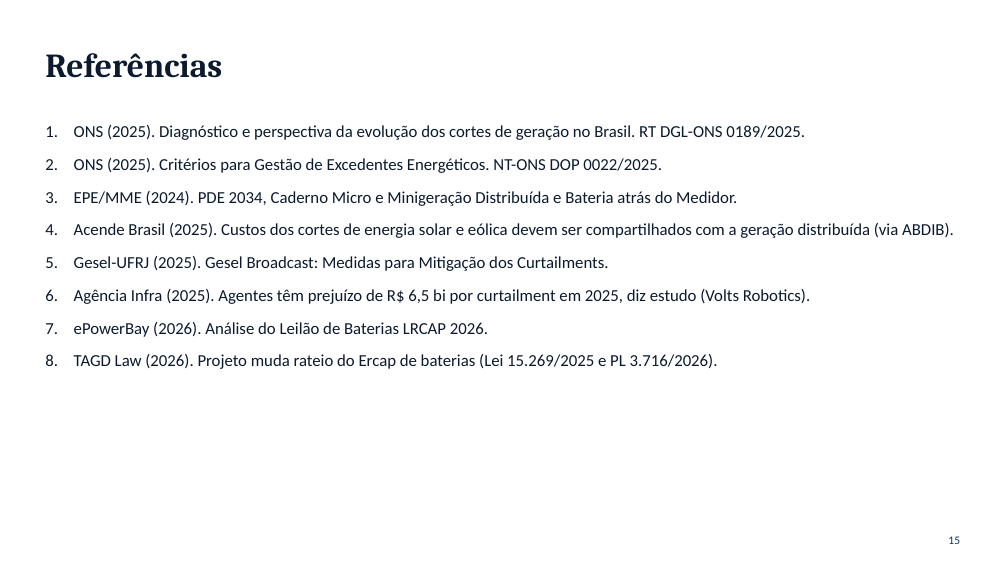
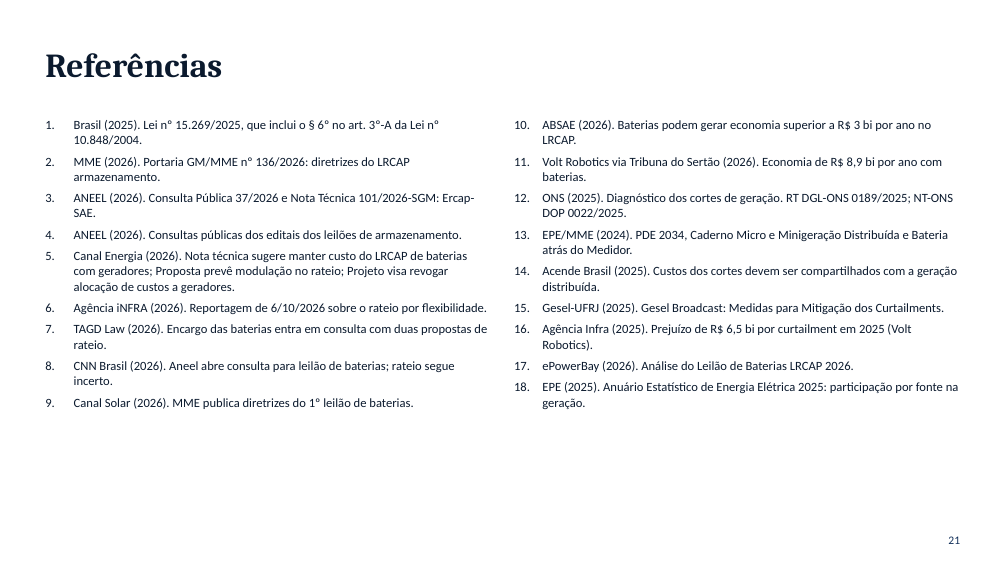
Before and after one commit to RonaldoSouza74/Instituto-de-Economia, a slide deck: slide 21 of Baterias_SIN_Economia_Setor_Eletrico_I.pptx (slide 15 before the commit). Drawn at 1008x567 pixels with LibreOffice and Linux fonts; fonts in the diff are those of the drawing. Boxes give left, top, right and bottom in pixels: in the first picture for what was removed or moved away, otherwise in the second. Text is boxed around its words. In the diff, an @@ line names an element or a change of style, - is before the commit and + after.

```diff
--- a/Baterias_SIN_Economia_Setor_Eletrico_I.pptx
+++ b/Baterias_SIN_Economia_Setor_Eletrico_I.pptx
@@ text "ABSAE (2026). Baterias podem gerar ...": place and size @@
-text "ABSAE (2026). Baterias podem gerar ..." at (74, 125, 954, 369)
+text "ABSAE (2026). Baterias podem gerar ..." at (542, 120, 959, 409)
@@ text added at (74, 120, 487, 409), 12 pt, text #0B1A2E @@
+1. Brasil (2025). Lei nº 15.269/2025, que inclui o § 6º no art. 3º-A da Lei nº 10.848/2004.
+2. MME (2026). Portaria GM/MME nº 136/2026: diretrizes do LRCAP armazenamento.
+3. ANEEL (2026). Consulta Pública 37/2026 e Nota Técnica 101/2026-SGM: Ercap-SAE.
+4. ANEEL (2026). Consultas públicas dos editais dos leilões de armazenamento.
+5. Canal Energia (2026). Nota técnica sugere manter custo do LRCAP de baterias com geradores; Proposta prevê modulação no rateio; Projeto visa revogar alocação de custos a geradores.
+6. Agência iNFRA (2026). Reportagem de 6/10/2026 sobre o rateio por flexibilidade.
+7. TAGD Law (2026). Encargo das baterias entra em consulta com duas propostas de rateio.
+8. CNN Brasil (2026). Aneel abre consulta para leilão de baterias; rateio segue incerto.
+9. Canal Solar (2026). MME publica diretrizes do 1º leilão de baterias.
@@ text at (542, 120, 953, 218): text changed; size 16 to 12 pt @@
-1. ONS (2025). Diagnóstico e perspectiva da evolução dos cortes de geração no Brasil. RT DGL-ONS 0189/2025.
-2. ONS (2025). Critérios para Gestão de Excedentes Energéticos. NT-ONS DOP 0022/2025.
+10. ABSAE (2026). Baterias podem gerar economia superior a R$ 3 bi por ano no LRCAP.
+11. Volt Robotics via Tribuna do Sertão (2026). Economia de R$ 8,9 bi por ano com baterias.
+12. ONS (2025). Diagnóstico dos cortes de geração. RT DGL-ONS 0189/2025; NT-ONS DOP 0022/2025.
@@ text at (74, 223, 954, 238): text changed; size 16 to 12 pt @@
-4. Acende Brasil (2025). Custos dos cortes de energia solar e eólica devem ser compartilhados com a geração distribuída (via ABDIB).
+14. Acende Brasil (2025). Custos dos cortes devem ser compartilhados com a geração distribuída.
@@ text at (542, 230, 948, 372): size 16 to 12 pt in "EPE/MME (2024). PDE 2034, Caderno Micro e ...", "Gesel-UFRJ (2025). Gesel Broadcast: Medidas para Mitigação ...", "ePowerBay (2026). Análise do Leilão de Baterias ..."; less space between paragraphs @@
@@ text at (542, 324, 911, 351): text changed; size 16 to 12 pt @@
-6. Agência Infra (2025). Agentes têm prejuízo de R$ 6,5 bi por curtailment em 2025, diz estudo (Volts Robotics).
+16. Agência Infra (2025). Prejuízo de R$ 6,5 bi por curtailment em 2025 (Volt Robotics).
@@ text at (542, 382, 959, 409): text changed; size 16 to 12 pt @@
-8. TAGD Law (2026). Projeto muda rateio do Ercap de baterias (Lei 15.269/2025 e PL 3.716/2026).
+18. EPE (2025). Anuário Estatístico de Energia Elétrica 2025: participação por fonte na geração.
@@ page number at (948, 536, 960, 544): text changed @@
-15
+21
```
Also in this commit, not shown: 1 other slide changed, 6 slides added.
